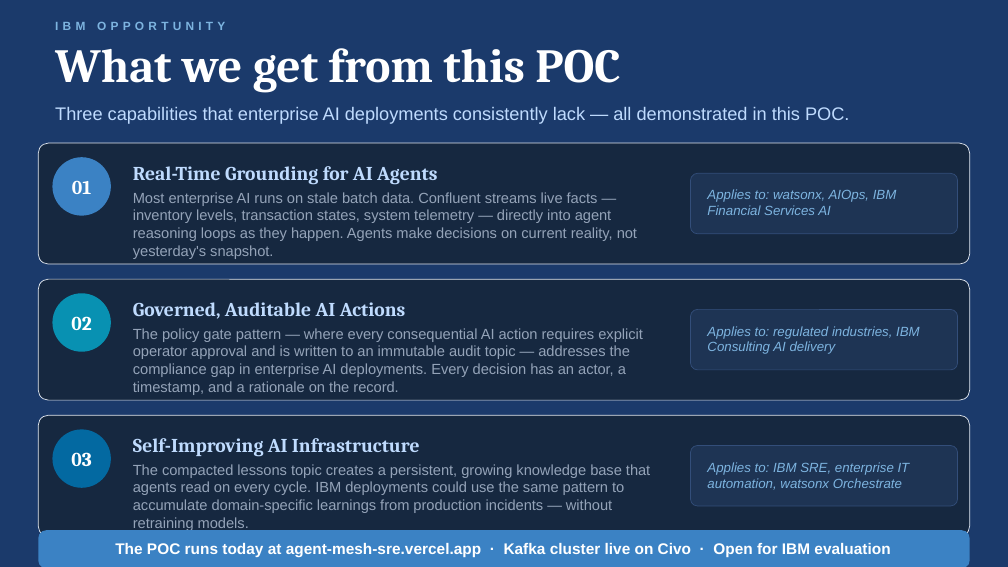
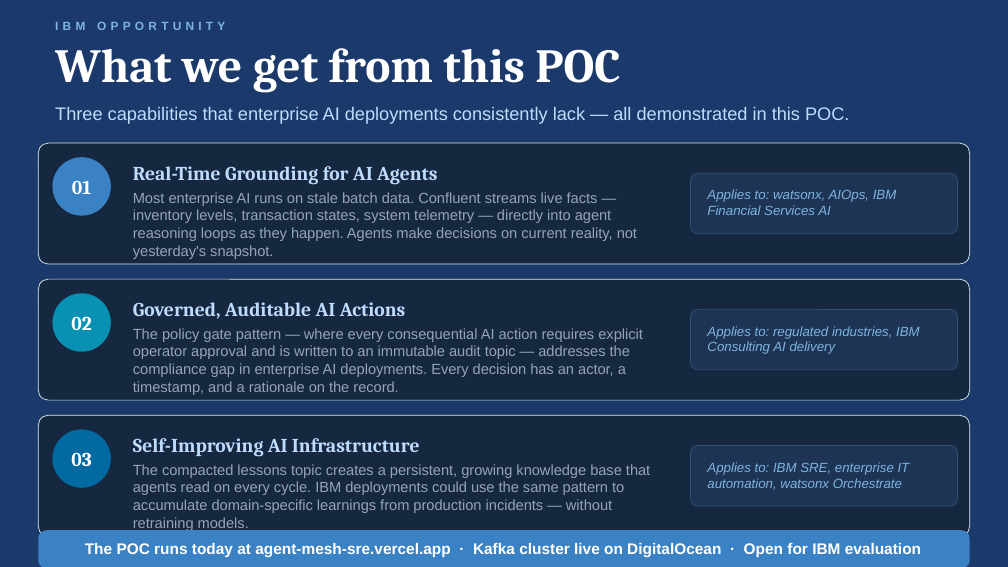
Before and after one commit to surajcsibm/agent-mesh-sre-real, a slide deck: slide 4 of public/docs/Agent-Mesh-SRE-Bobathon-2026.pptx. Drawn at 1008x567 pixels with LibreOffice and Linux fonts; fonts in the diff are those of the drawing. Boxes give left, top, right and bottom in pixels: in the first picture for what was removed or moved away, otherwise in the second. Text is boxed around its words. In the diff, an @@ line names an element or a change of style, - is before the commit and + after.

Commit message:
fix: correct stale Civo infra refs and checkpointShareGroup tool name; add SSL incident as bug 6

```diff
--- a/public/docs/Agent-Mesh-SRE-Bobathon-2026.pptx
+++ b/public/docs/Agent-Mesh-SRE-Bobathon-2026.pptx
@@ text at bbox=[85, 542, 921, 558]: text changed @@
-The POC runs today at agent-mesh-sre.vercel.app · Kafka cluster live on Civo · Open for IBM evaluation
+The POC runs today at agent-mesh-sre.vercel.app · Kafka cluster live on DigitalOcean · Open for IBM evaluation
```
Also in this commit, not shown: 4 other slides changed, 2 other files.
